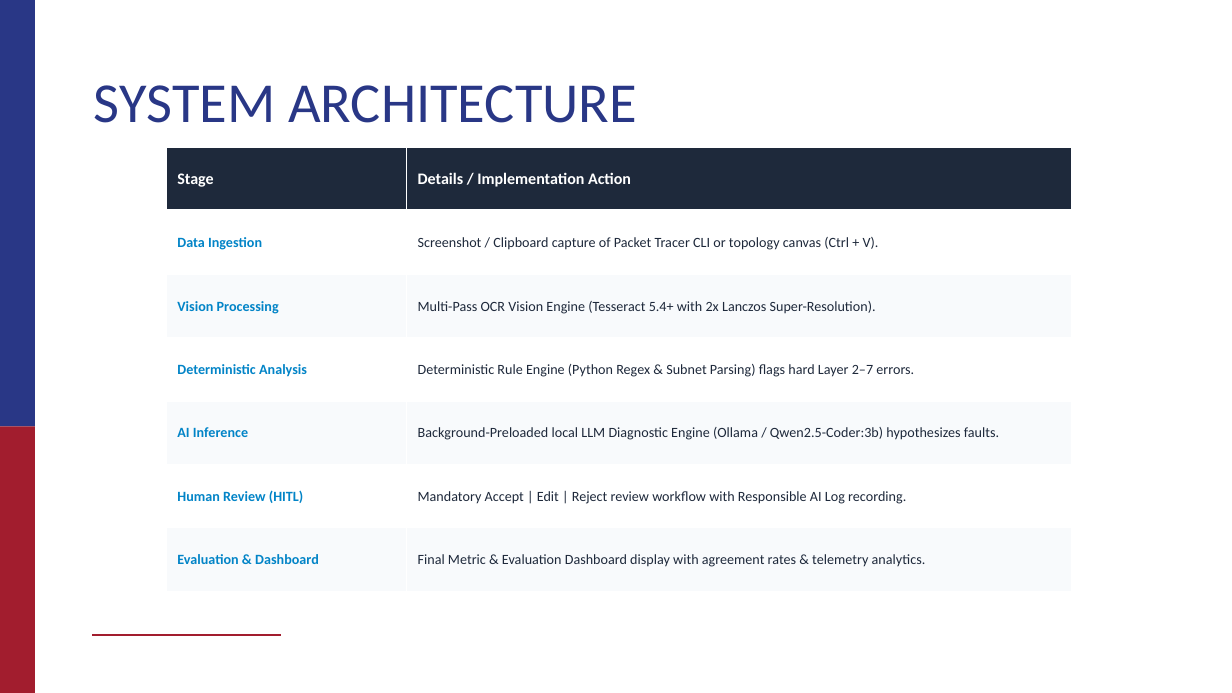
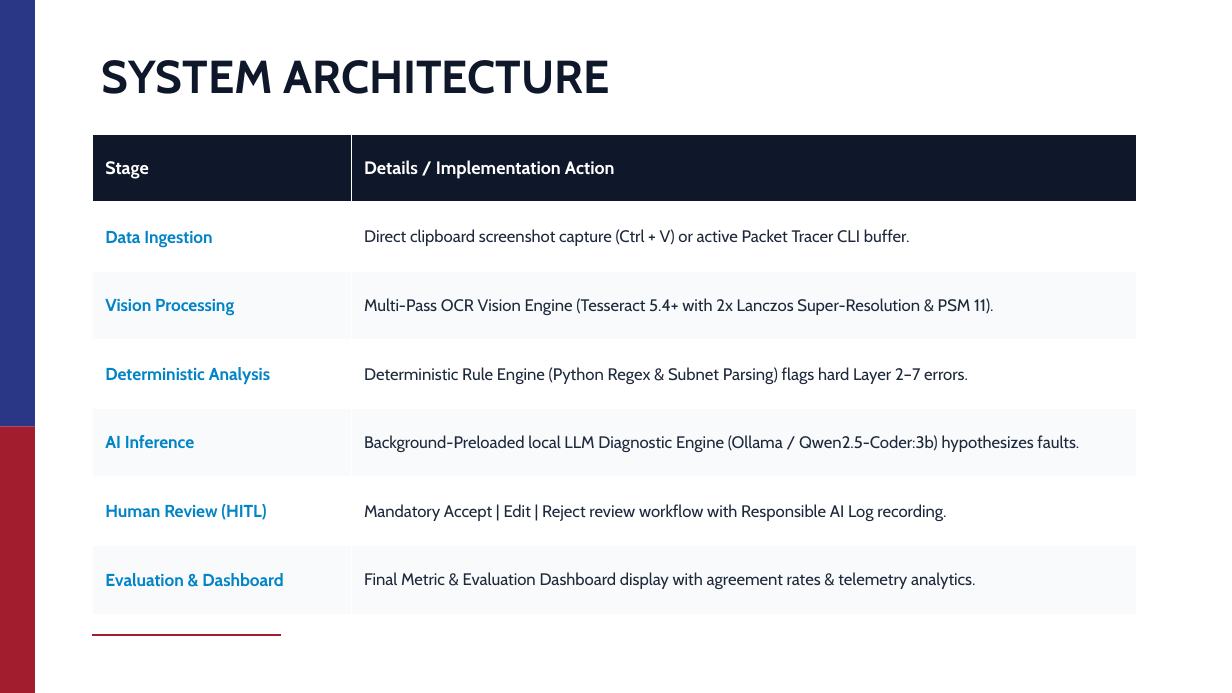
Before and after one commit to sanidhyaagrawal17/netsage-ai, a slide deck: slide 6 of docs/NetSage_AI_Synopsis_Presentation.pptx. Drawn at 1232x693 pixels with LibreOffice and Linux fonts; fonts in the diff are those of the drawing; background and template pictures are left out. Boxes give left, top, right and bottom in pixels: in the first picture for what was removed or moved away, otherwise in the second. Text is boxed around its words. In the diff, an @@ line names an element or a change of style, - is before the commit and + after.

Commit message:
docs: increase font sizes and standardize typography hierarchy across all slides

```diff
--- a/docs/NetSage_AI_Synopsis_Presentation.pptx
+++ b/docs/NetSage_AI_Synopsis_Presentation.pptx
@@ title "SYSTEM ARCHITECTURE" moved from (x1=94, y1=85, x2=637, y2=123) to (x1=102, y1=60, x2=610, y2=94) @@
@@ title "SYSTEM ARCHITECTURE" at (x1=102, y1=60, x2=610, y2=94): size 44 to 36 pt, font Calibri to Cabin, text colour #293786 to #0F172A, bold on @@
@@ table at (x1=92, y1=134, x2=1137, y2=615) @@
-row 2, column 2: Screenshot / Clipboard capture of Packet Tracer CLI or topology canvas (Ctrl + V).
+row 2, column 2: Direct clipboard screenshot capture (Ctrl + V) or active Packet Tracer CLI buffer.
-row 3, column 2: Multi-Pass OCR Vision Engine (Tesseract 5.4+ with 2x Lanczos Super-Resolution).
+row 3, column 2: Multi-Pass OCR Vision Engine (Tesseract 5.4+ with 2x Lanczos Super-Resolution & PSM 11).
@@ fill #1E293B to #0F172A in row 1 @@
@@ size 12.5 to 14 pt in "Stage", "Details / Implementation Action" @@
@@ font Calibri to Cabin in "Stage", "Details / Implementation Action", "Data Ingestion", "Vision Processing" and 8 more places @@
@@ size 11 to 13.5 pt in "Data Ingestion", "Vision Processing", "Deterministic Analysis", "AI Inference" and 2 more places @@
@@ size 11 to 13 pt in "Deterministic Rule Engine (Python Regex & Subnet ...", "Background-Preloaded local LLM Diagnostic Engine (Ollama / ...", "Mandatory Accept | Edit | Reject review ...", "Final Metric & Evaluation Dashboard display with ..." @@
@@ table resized from (x1=166, y1=148, x2=1072, y2=592) to (x1=92, y1=134, x2=1137, y2=615) @@
```
Also in this commit, not shown: 9 other slides changed.
